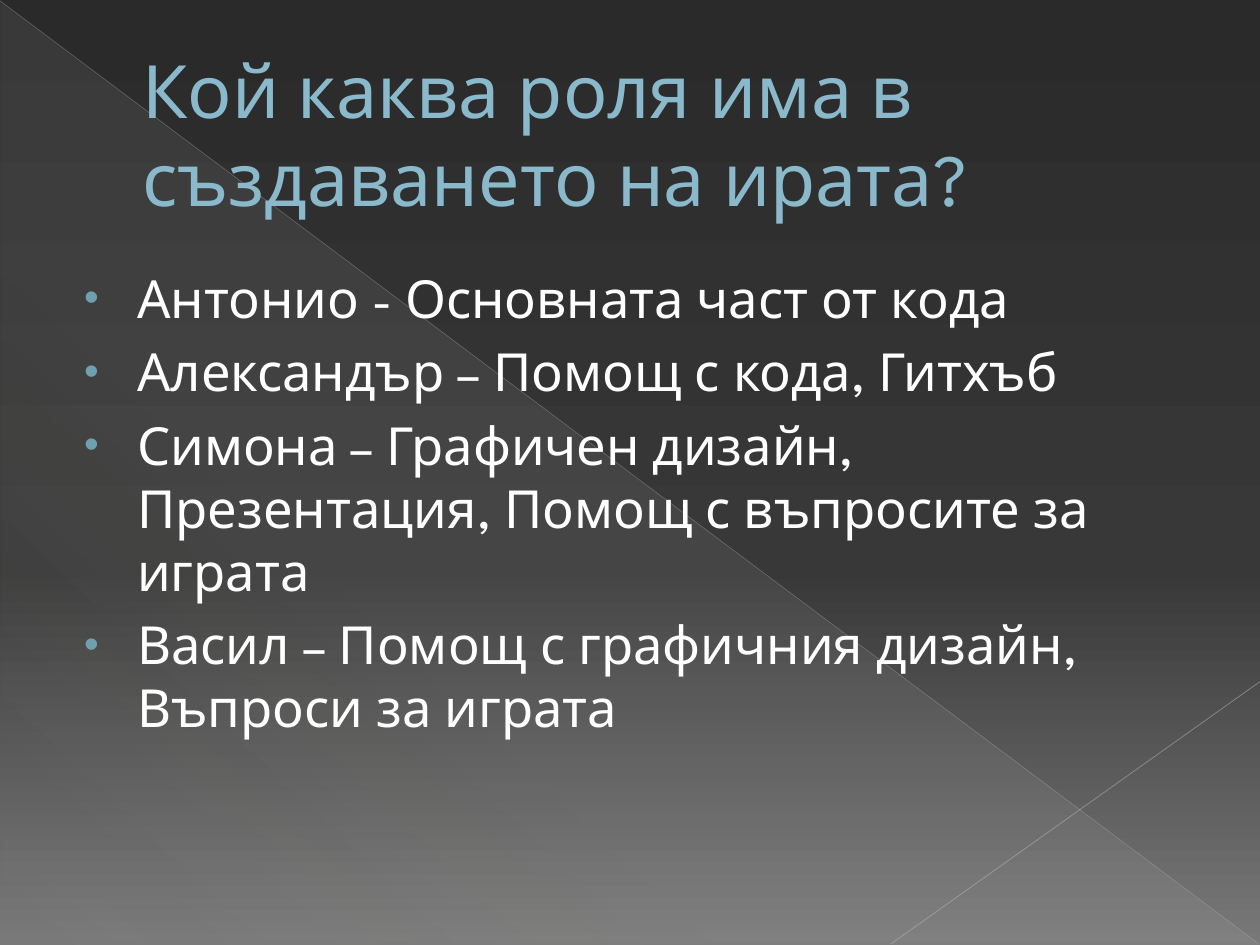
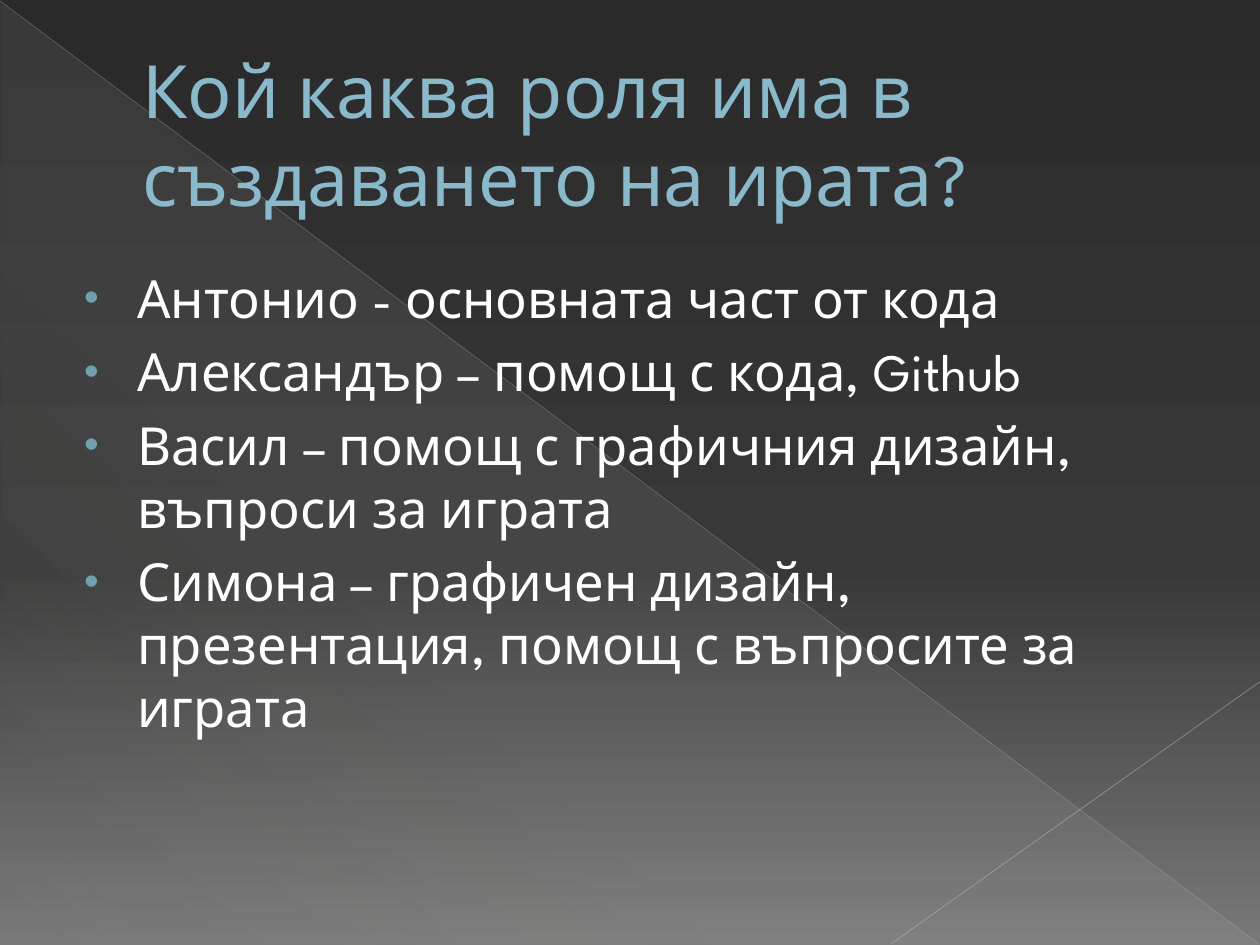
Before and after one commit to aon4o/HackTUES-365, a slide deck: slide 3 of Presentation.pptx (slide 4 before the commit). Drawn at 1260x945 pixels with LibreOffice and Linux fonts; fonts in the diff are those of the drawing. Boxes give left, top, right and bottom in pixels: in the first picture for what was removed or moved away, otherwise in the second. Text is boxed around its words. In the diff, an @@ line names an element or a change of style, - is before the commit and + after.

```diff
--- a/Presentation.pptx
+++ b/Presentation.pptx
@@ text at <box>137,280,1077,677</box>: text changed @@
-• Антонио - Основната част от кода
-• Александър – Помощ с кода, Гитхъб
-• Симона – Графичен дизайн, Презентация, Помощ с въпросите за играта
-• Васил – Помощ с графичния дизайн, Въпроси за играта
+• Антонио - основната част от кода
+• Александър – помощ с кода, Github
+• Васил – помощ с графичния дизайн, въпроси за играта
+• Симона – графичен дизайн, презентация, помощ с въпросите за играта
```
Also in this commit, not shown: 4 other slides changed.
